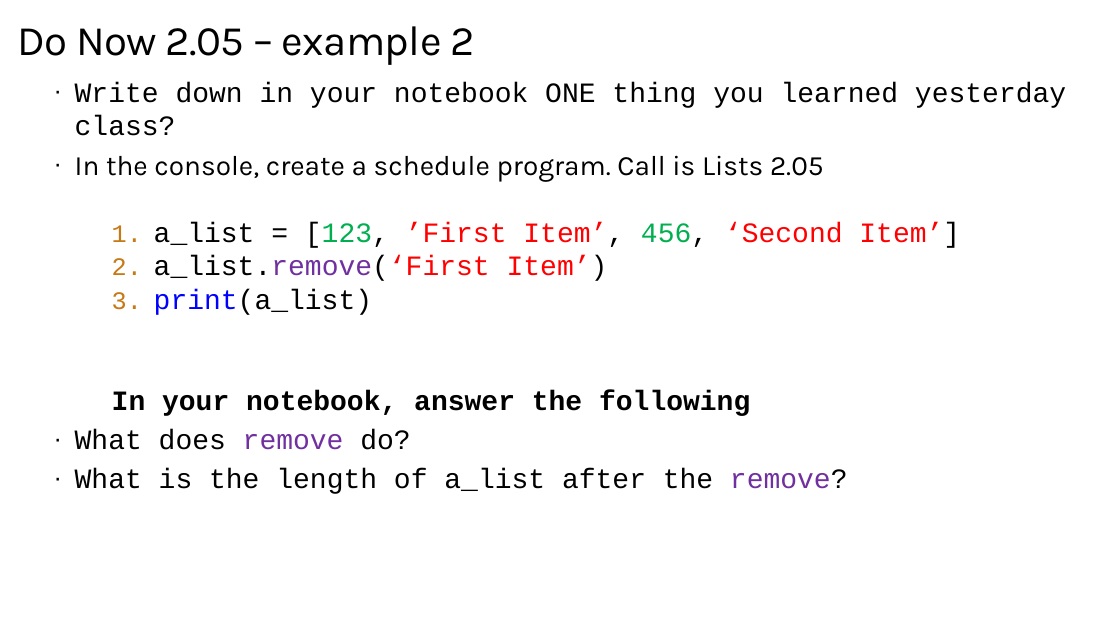
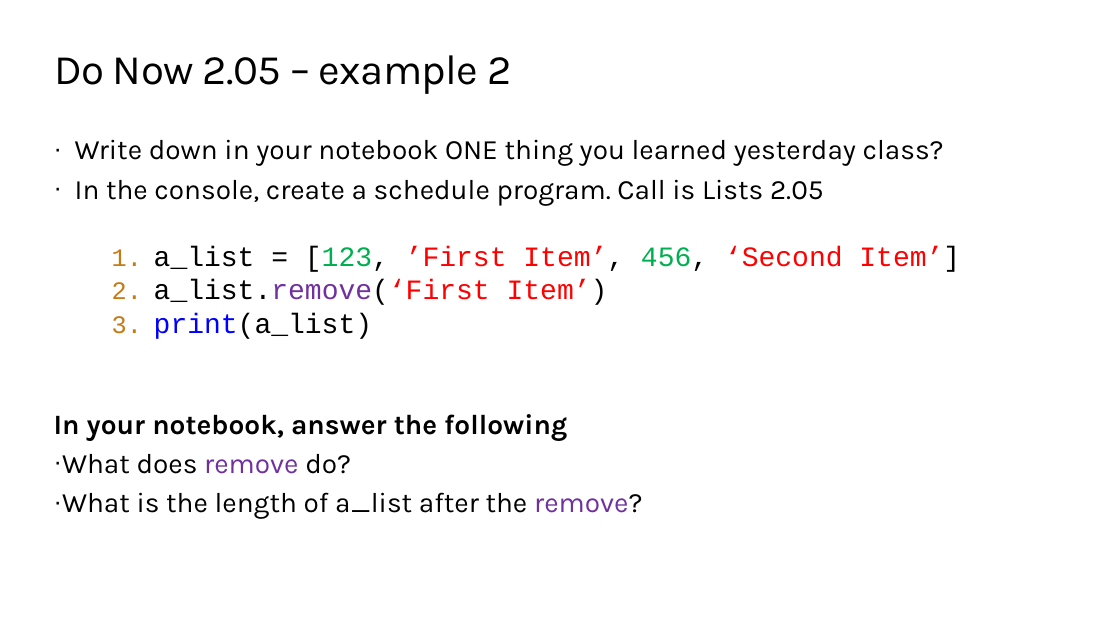
Before and after one commit to TEALSK12/2nd-semester-introduction-to-computer-science, a slide deck: slide 5 of units/2_unit/slidedecks/Intro Python 2.05 TEALS.pptx. Drawn at 1120x630 pixels with LibreOffice and Linux fonts; fonts in the diff are those of the drawing; background and template pictures are left out. Boxes give left, top, right and bottom in pixels: in the first picture for what was removed or moved away, otherwise in the second. Text is boxed around its words. In the diff, an @@ line names an element or a change of style, - is before the commit and + after.

```diff
--- a/units/2_unit/slidedecks/Intro Python 2.05 TEALS.pptx
+++ b/units/2_unit/slidedecks/Intro Python 2.05 TEALS.pptx
@@ title "Do Now 2.05 – example ...": place and size @@
-title "Do Now 2.05 – example ..." at (17, 26, 474, 65)
+title "Do Now 2.05 – example ..." at (54, 55, 511, 94)
@@ text at (54, 139, 944, 519): font Courier New to Karla in "Write down in your notebook ONE thing ...", "In your notebook, answer the following", "What does remove do?", "What is the length of a_list after ..."; indent changed @@
@@ text "Write down in your notebook ...": place and size @@
-text "Write down in your notebook ..." at (75, 82, 1066, 494)
+text "Write down in your notebook ..." at (54, 139, 960, 519)
```
Also in this commit, not shown: 7 other slides changed, 8 other files.
